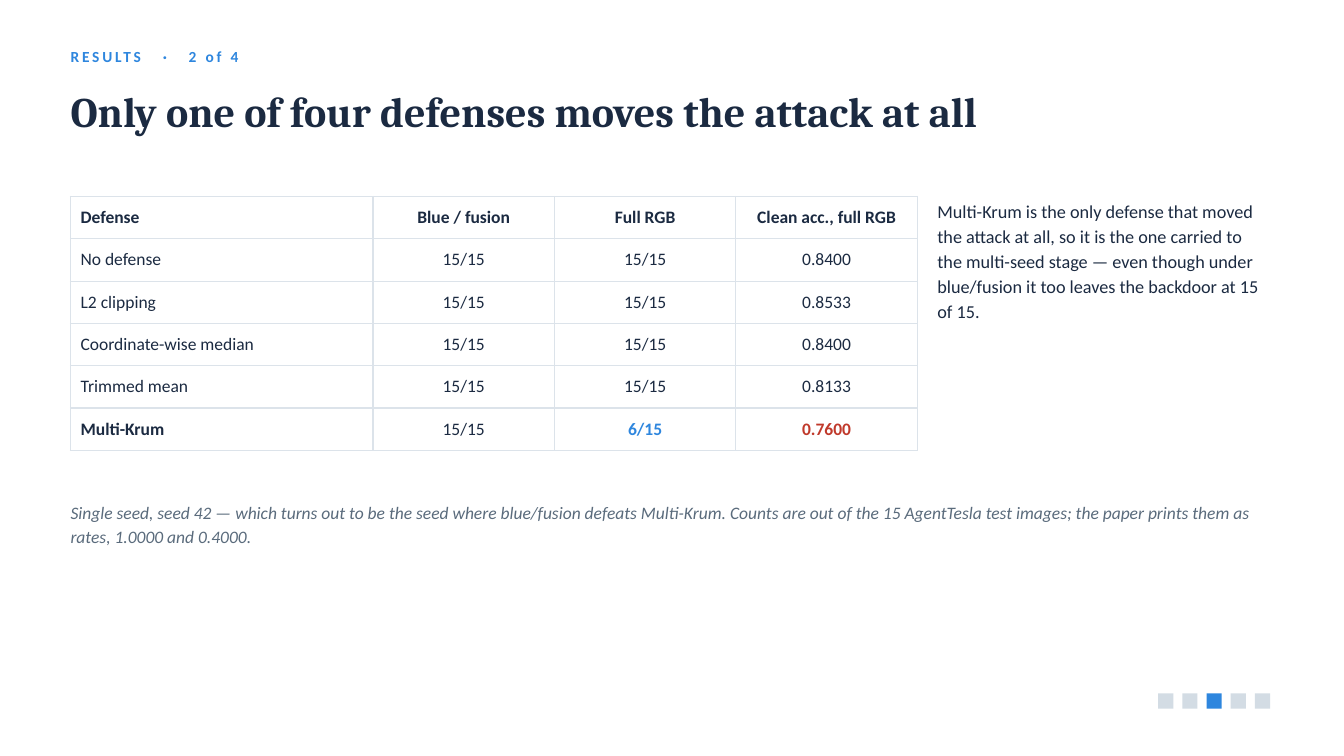
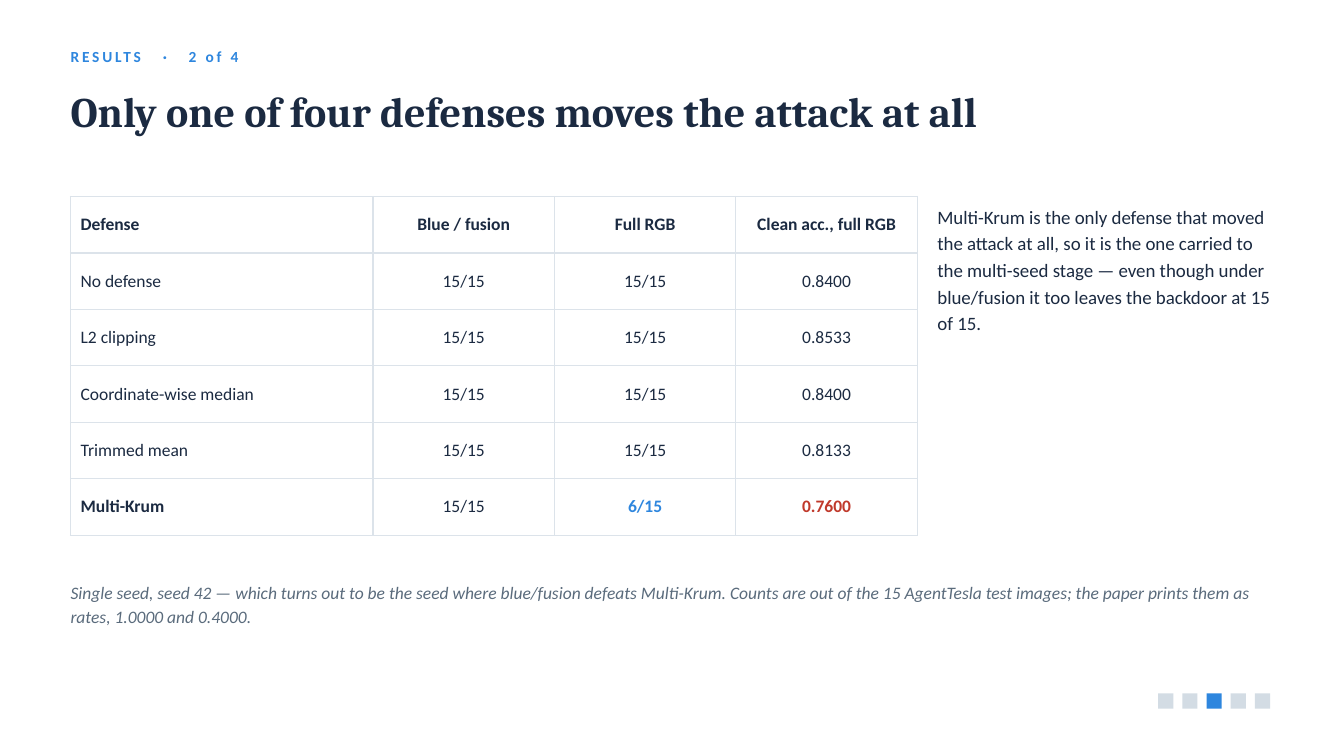
Before and after one commit to jabirmbrok/fl_backdoor_infostealer, a slide deck: slide 11 of slides/iwbis_channel_aware_backdoor.pptx. Drawn at 1344x756 pixels with LibreOffice and Linux fonts; fonts in the diff are those of the drawing. Boxes give left, top, right and bottom in pixels: in the first picture for what was removed or moved away, otherwise in the second. Text is boxed around its words. In the diff, an @@ line names an element or a change of style, - is before the commit and + after.

```diff
--- a/slides/iwbis_channel_aware_backdoor.pptx
+++ b/slides/iwbis_channel_aware_backdoor.pptx
@@ table: place and size @@
-table at <box>71,197,918,440</box>
+table at <box>71,197,918,517</box>
@@ text "Multi-Krum is the only defense ..." at <box>937,211,1270,330</box>: size 13 to 13.5 pt; line spacing 18pt to 19pt @@
@@ text "Single seed, seed 42 — ...": place and size @@
-text "Single seed, seed 42 — ..." at <box>71,507,1249,545</box>
+text "Single seed, seed 42 — ..." at <box>71,587,1249,625</box>
```
Also in this commit, not shown: 6 other slides changed, 5 other files.
